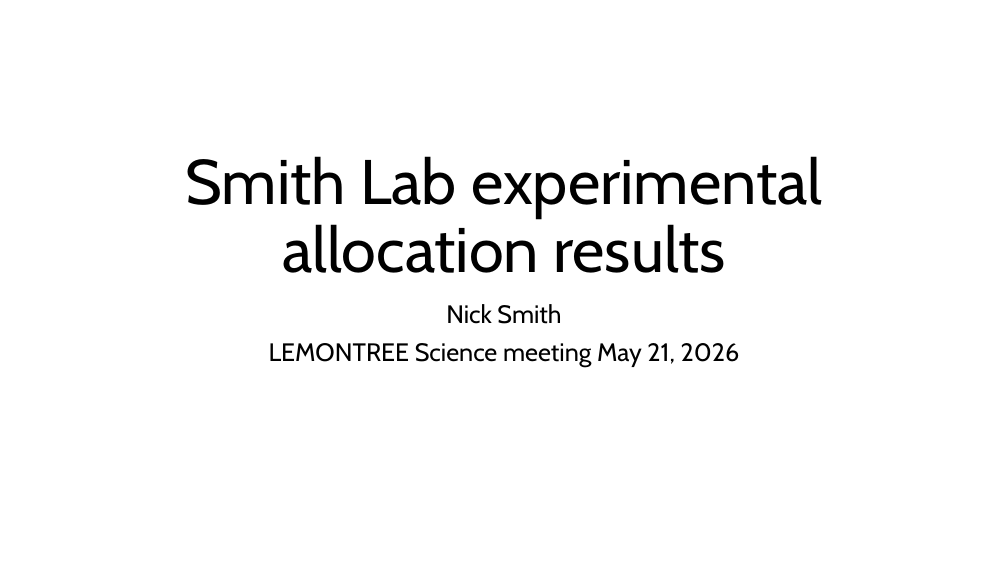
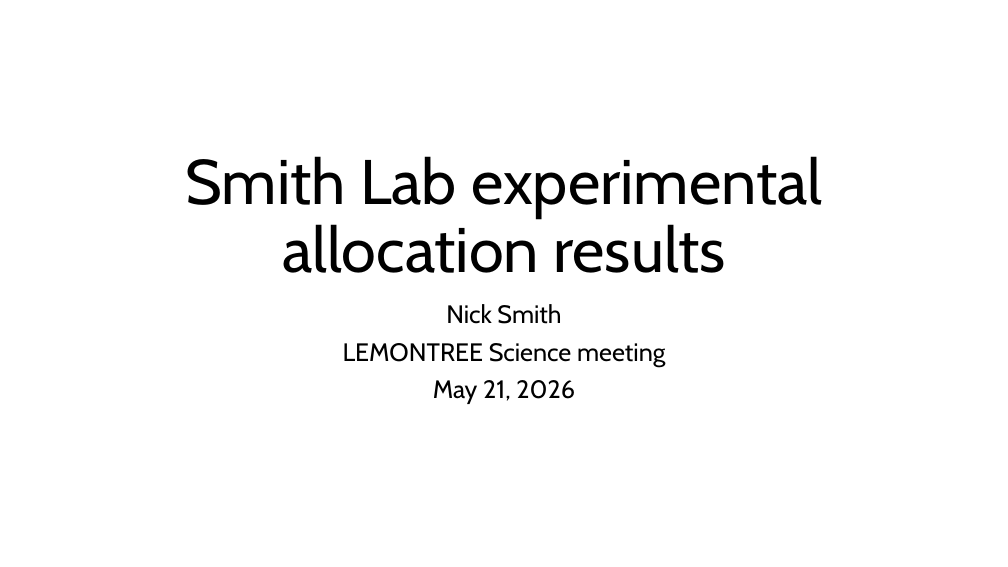
Before and after one commit to SmithEcophysLab/seminar, a slide deck: slide 1 of 2026_lemontree_allocation/src/lt_science_allocation_smith.pptx. Drawn at 1008x567 pixels with LibreOffice and Linux fonts; fonts in the diff are those of the drawing. Boxes give left, top, right and bottom in pixels: in the first picture for what was removed or moved away, otherwise in the second. Text is boxed around its words. In the diff, an @@ line names an element or a change of style, - is before the commit and + after.

Commit message:
updated science meeting talk

```diff
--- a/2026_lemontree_allocation/src/lt_science_allocation_smith.pptx
+++ b/2026_lemontree_allocation/src/lt_science_allocation_smith.pptx
@@ subtitle at box(343, 343, 665, 404): text changed @@
-LEMONTREE Science meeting May 21, 2026
+LEMONTREE Science meeting
+May 21, 2026
```
Also in this commit, not shown: 12 other slides changed.
